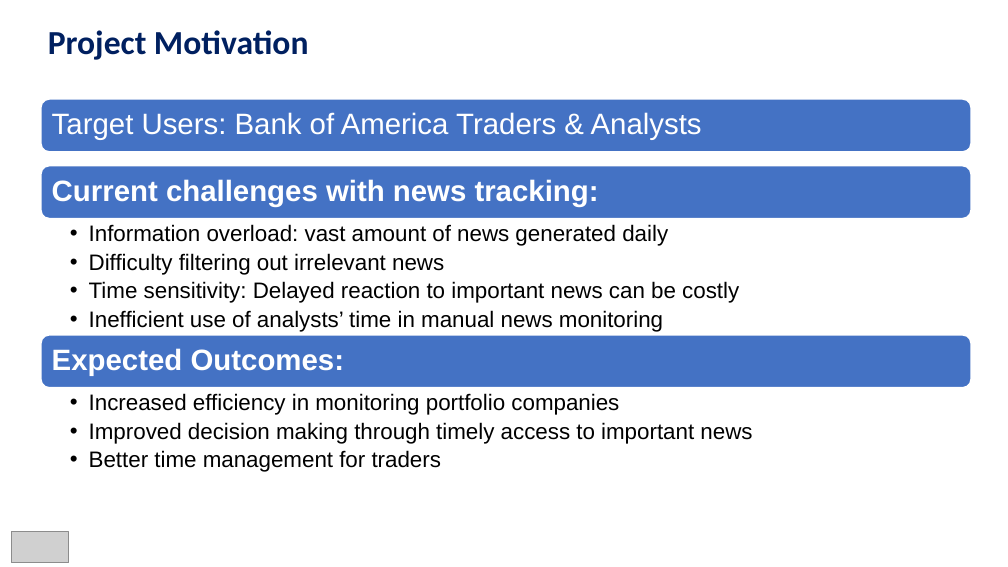
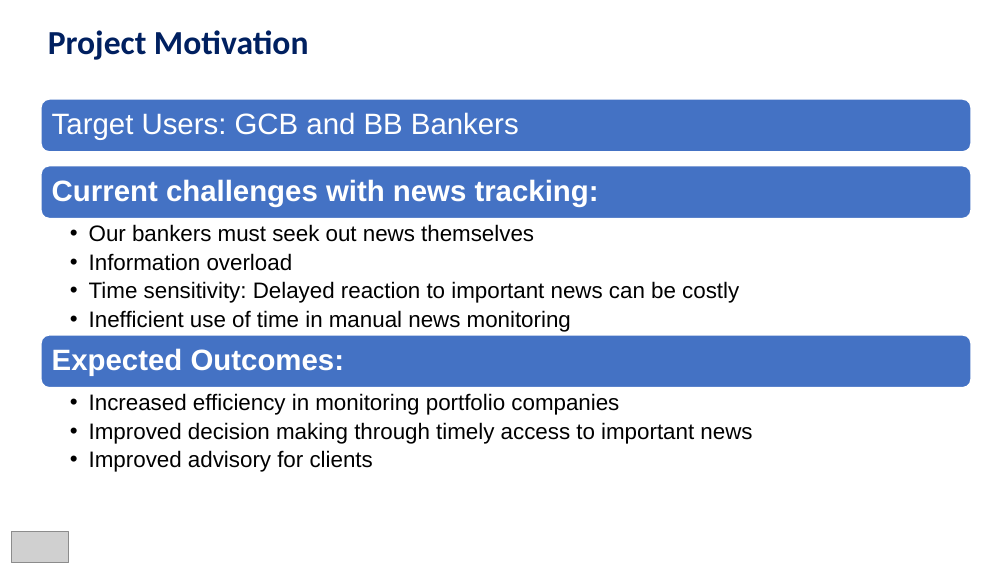
Before and after one commit to HenryQuillin/g380, a slide deck: slide 4 of NewsNudge-updated.pptx. Drawn at 1008x567 pixels with LibreOffice and Linux fonts; fonts in the diff are those of the drawing; grey boxes stand for pictures. Boxes give left, top, right and bottom in pixels: in the first picture for what was removed or moved away, otherwise in the second. Text is boxed around its words. In the diff, an @@ line names an element or a change of style, - is before the commit and + after.

Commit message:
update

```diff
--- a/NewsNudge-updated.pptx
+++ b/NewsNudge-updated.pptx
@@ text at <box>52,112,519,140</box>: text changed @@
-Target Users: Bank of America Traders & Analysts
+Target Users: GCB and BB Bankers
@@ text at <box>89,224,534,271</box>: text changed @@
-  • Information overload: vast amount of news generated daily
-  • Difficulty filtering out irrelevant news
+  • Our bankers must seek out news themselves
+  • Information overload
@@ text at <box>89,310,571,332</box>: text changed @@
-  • Inefficient use of analysts’ time in manual news monitoring
+  • Inefficient use of time in manual news monitoring
@@ text at <box>89,450,373,472</box>: text changed @@
-  • Better time management for traders
+  • Improved advisory for clients
```
Also in this commit, not shown: 3 other slides changed, 1 slide added.
